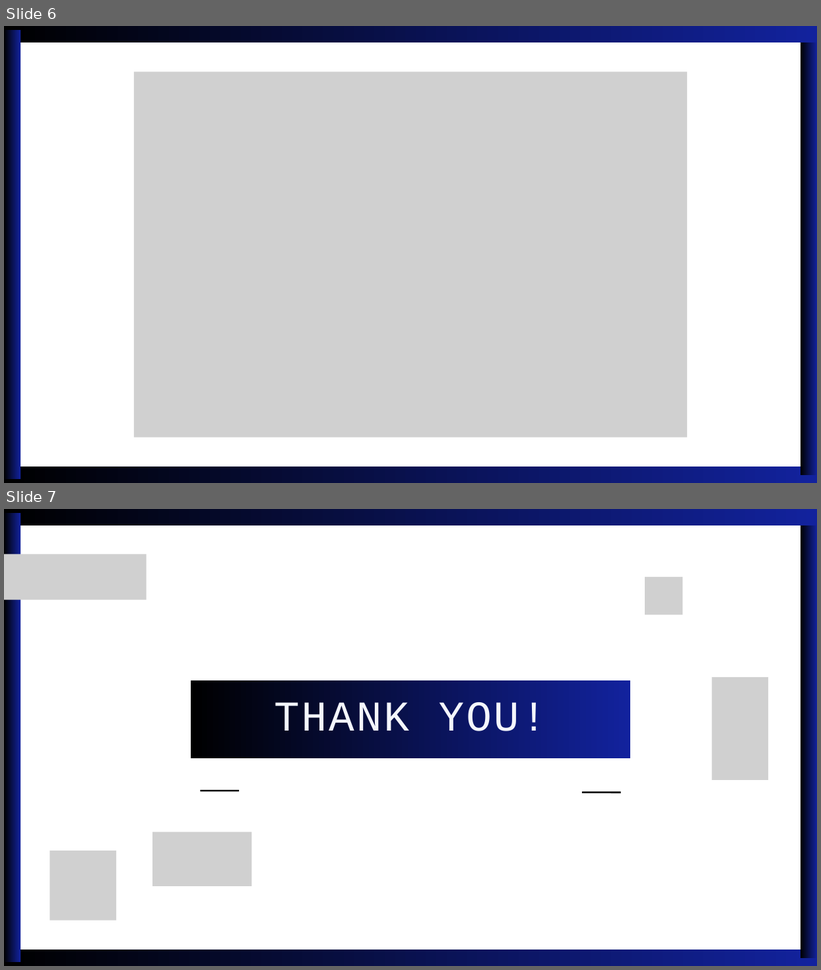
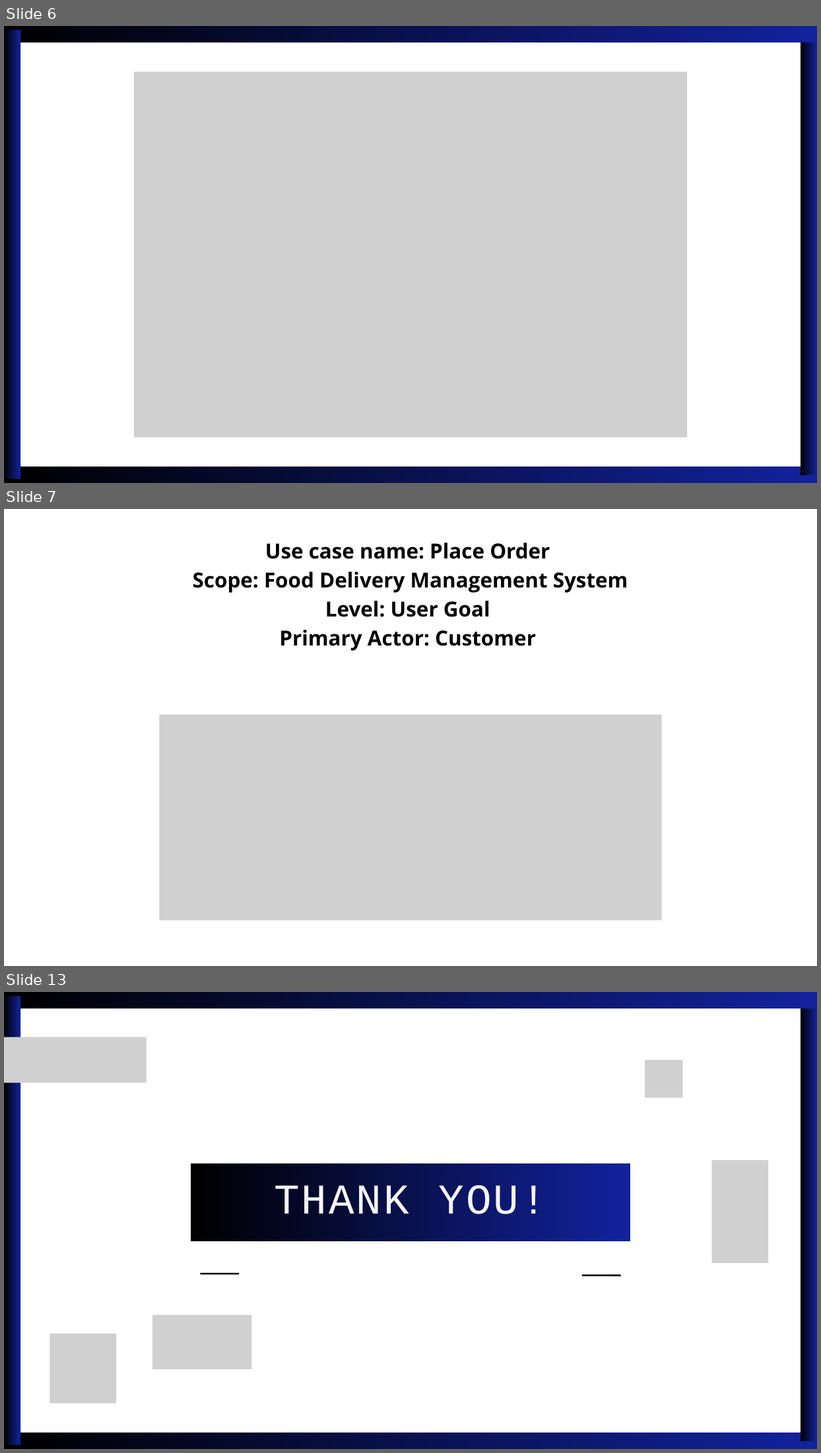
Before and after one commit to aliasif78/FoodMS, a slide deck: Presentation.pptx. Shown one above the other, each under a label of ours: slides 6 and 7 before the commit, slides 6, 7 and 13 after it; the slides between them are not shown. The pictures are 821x970 and 821x1453 pixels, drawn with LibreOffice and Linux fonts; fonts in the diff are those of the drawing; grey boxes stand for pictures. Boxes give left, top, right and bottom in pixels: in the first picture for what was removed or moved away, otherwise in the second. Text is boxed around its words. In the diff, an @@ line names an element or a change of style, - is before the commit and + after.

```diff
--- a/Presentation.pptx
+++ b/Presentation.pptx
@@ slide 7 added at (x1=4, y1=509, x2=817, y2=966), background #FFFFFF @@
@@ text added at (x1=193, y1=543, x2=628, y2=651), 36.7 pt, text #000000, bold @@
+Use case name: Place Order
+Scope: Food Delivery Management System
+Level: User Goal
+Primary Actor: Customer
@@ picture added at (x1=159, y1=715, x2=662, y2=921) @@
@@ what was slide 7 is now slide 13 @@
```
Also in this commit, not shown: 1 slide changed, 5 other slides added.
